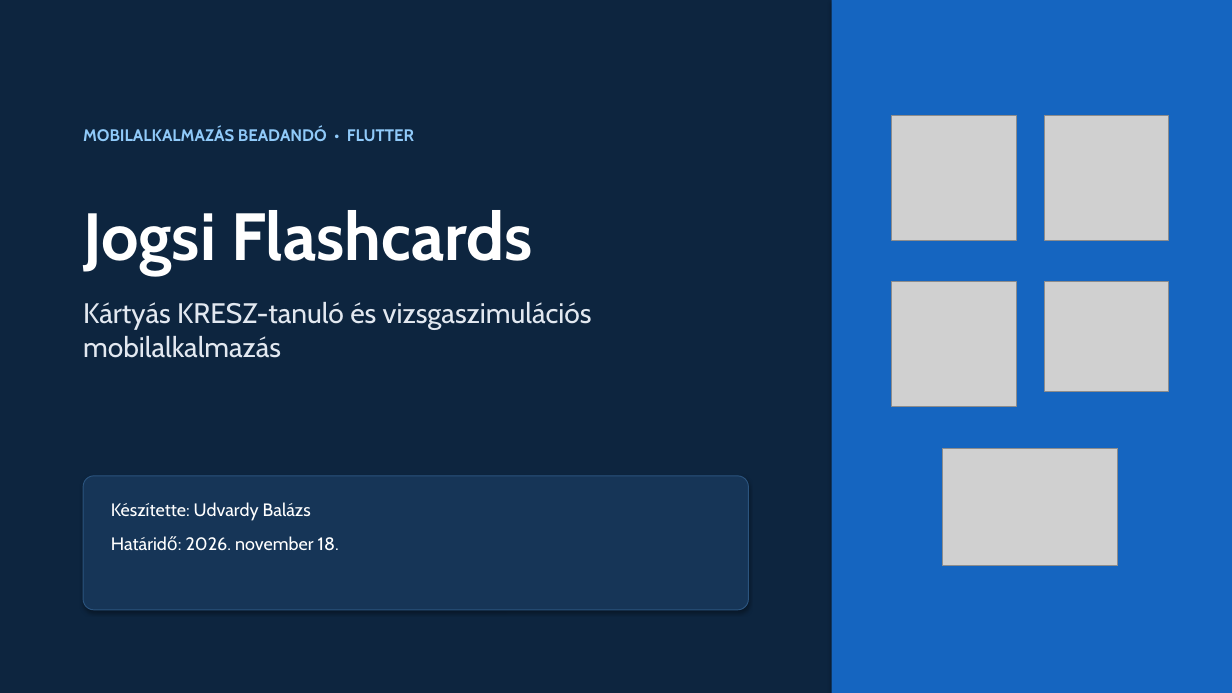
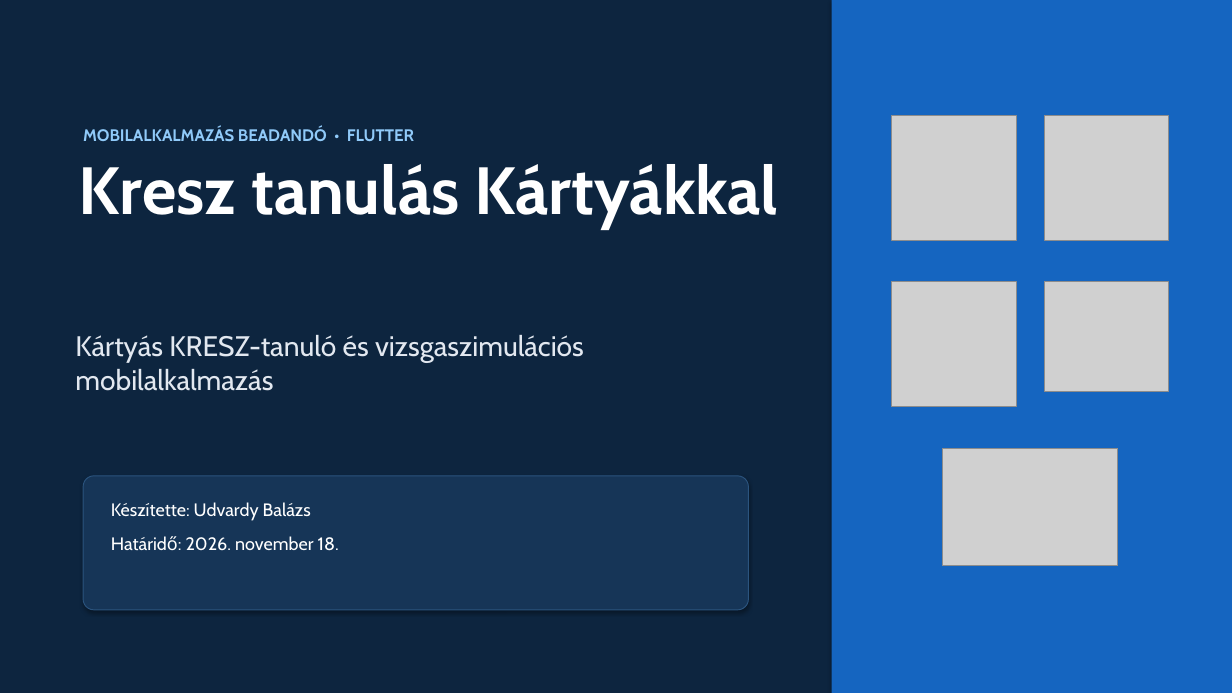
Before and after one commit to Adenis01/Mobilprogramozas-beadand-, a slide deck: slide 1 of Jogsi_Flashcards_Bemutato.pptx. Drawn at 1232x693 pixels with LibreOffice and Linux fonts; fonts in the diff are those of the drawing; grey boxes stand for pictures. Boxes give left, top, right and bottom in pixels: in the first picture for what was removed or moved away, otherwise in the second. Text is boxed around its words. In the diff, an @@ line names an element or a change of style, - is before the commit and + after.

Commit message:
refactor: update app title to KRESZ tanulás kártyákkal across project files

```diff
--- a/Jogsi_Flashcards_Bemutato.pptx
+++ b/Jogsi_Flashcards_Bemutato.pptx
@@ text at (x1=79, y1=164, x2=779, y2=229): text changed @@
-Jogsi Flashcards
+Kresz tanulás Kártyákkal
@@ text "Kártyás KRESZ-tanuló és vizsgaszimulációs mobilalkalmazás" moved from (x1=83, y1=302, x2=592, y2=358) to (x1=75, y1=335, x2=584, y2=391) @@
```
Also in this commit, not shown: 1 other slide changed, 5 other files.
